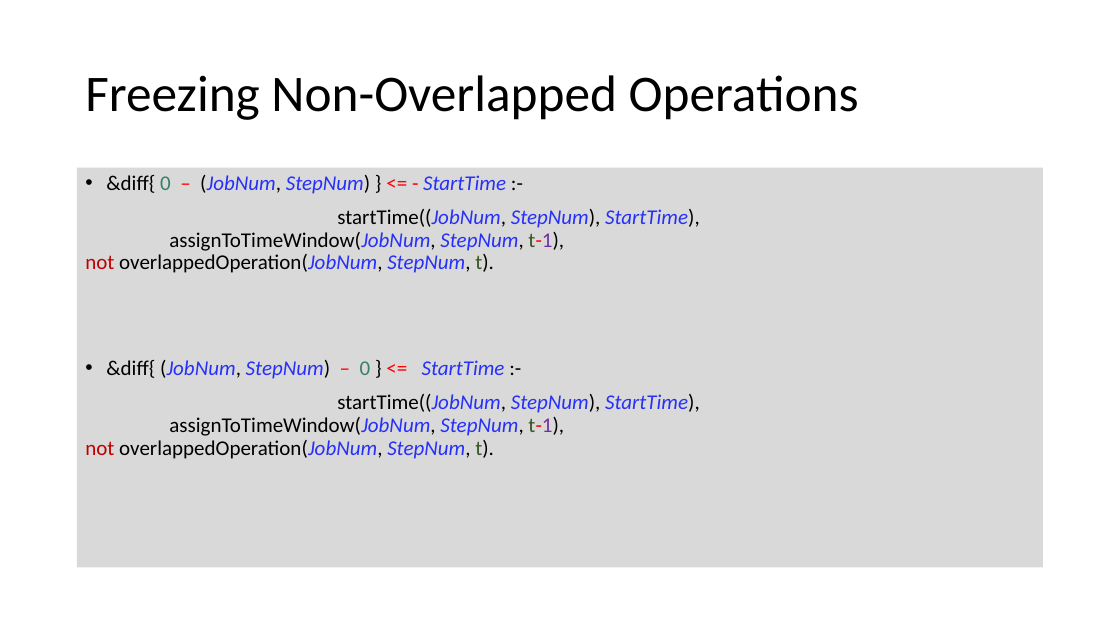
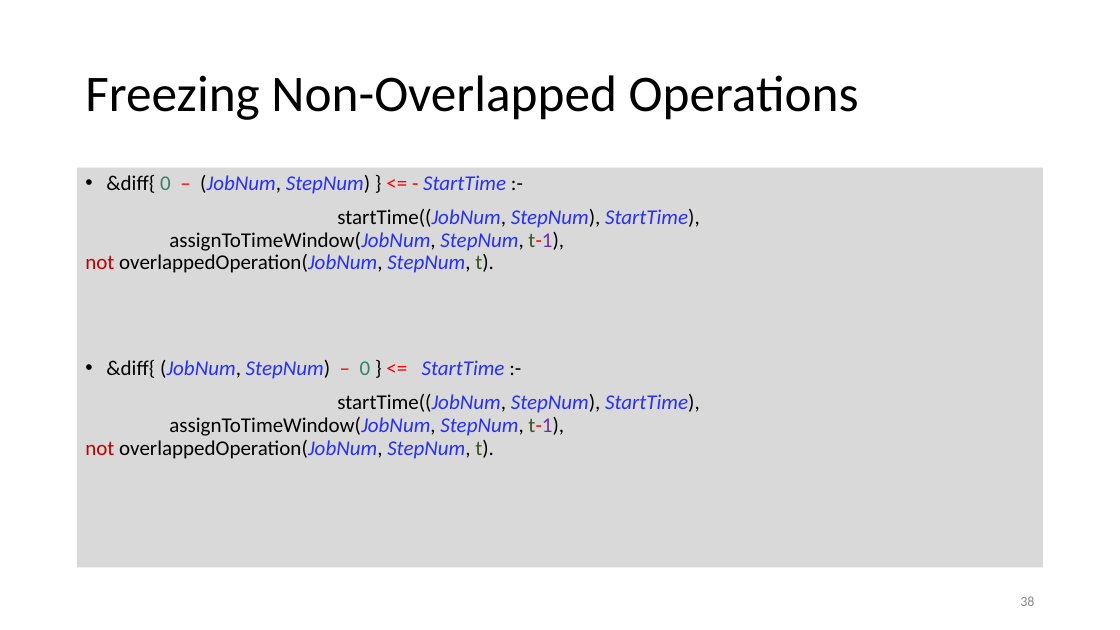
Before and after one commit to prosysscience/ICLP-IJCAI-Presentations-, a slide deck: slide 38 of ICLP_Paper.pptx. Drawn at 1120x630 pixels with LibreOffice and Linux fonts; fonts in the diff are those of the drawing. Boxes give left, top, right and bottom in pixels: in the first picture for what was removed or moved away, otherwise in the second. Text is boxed around its words. In the diff, an @@ line names an element or a change of style, - is before the commit and + after.

```diff
--- a/ICLP_Paper.pptx
+++ b/ICLP_Paper.pptx
@@ page number added at (1020,596,1034,606), 12 pt, text #8C8C8C @@
+38
```
Also in this commit, not shown: 14 other slides changed, 1 other file.
